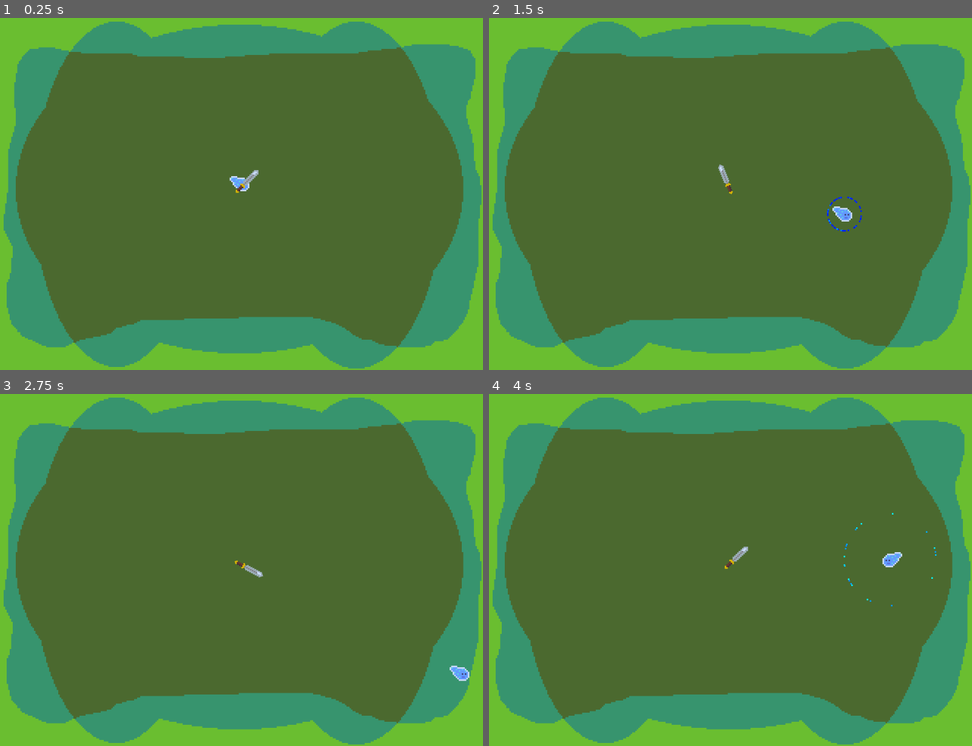
Above: before the commit, frames 1-4 (two rows, left to right).
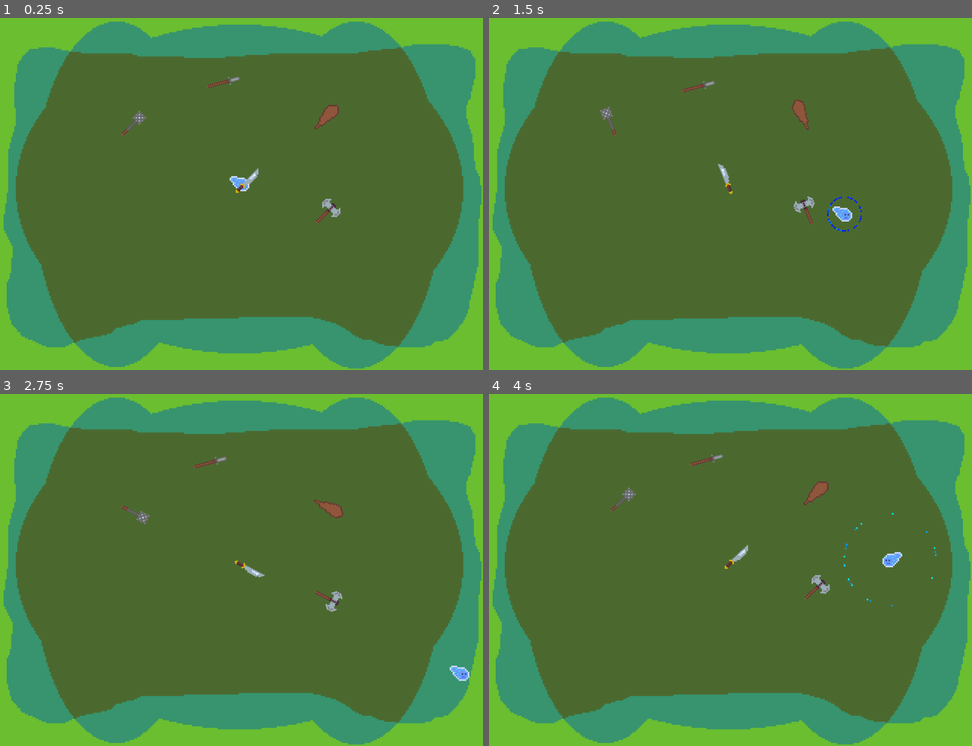
Above: after the commit, the same moments.

Repository: dallasschoff/psjam-16
Game: Godot game, scene res://Scenes/Game.tscn
Two runs of this game, one before a commit and one after it. Both use one fixed random seed, a clock stepped at 60 frames per second and the inputs below.
Inputs:
- Up to frame 1 (0.25 s): no input
- Up to frame 2 (1.5 s): tap Enter at 0.5 s; hold D (right) 0.53-1.28 s; tap Space (space) at 0.6, 1.35 s; hold S (down) from 1.28 s (still down)
- Up to frame 3 (2.75 s): release S (down) at 2.03 s; hold D (right) from 2.03 s (still down); tap Space (space) at 2.1 s
- Up to frame 4 (4 s): release D (right) at 2.78 s; hold W (up) 2.78-3.53 s; tap Space (space) at 2.85, 3.6 s; hold A (left) from 3.53 s (still down)

The runs differ from the first frame. In frame 1, 0.5% of the frame differs, in the area x 25-71%, y 16-59%; in frame 2, 0.5%, in the area x 22-68%, y 17-59%; in frame 3, 0.5%; in frame 4, 0.5%.

Commit message:
More weapons

Diff:
--- /dev/null
+++ b/pirate-software-jam-16/Scenes/Axe.tscn
@@ -0,0 +1,37 @@
+[gd_scene load_steps=6 format=3 uid="uid://b5jw48f8dhq0t"]
+
+[ext_resource type="Script" path="res://Scripts/sword.gd" id="1_pa6o5"]
+[ext_resource type="Texture2D" uid="uid://cu25st4d04da7" path="res://Assets/weapons.png" id="2_ji0il"]
+
+[sub_resource type="AtlasTexture" id="AtlasTexture_3kvyx"]
+atlas = ExtResource("2_ji0il")
+region = Rect2(16, 0, 16, 16)
+
+[sub_resource type="SpriteFrames" id="SpriteFrames_gar6e"]
+animations = [{
+"frames": [{
+"duration": 1.0,
+"texture": SubResource("AtlasTexture_3kvyx")
+}],
+"loop": false,
+"name": &"default",
+"speed": 5.0
+}]
+
+[sub_resource type="RectangleShape2D" id="RectangleShape2D_6ei6o"]
+size = Vector2(14.1421, 8.48528)
+
+[node name="Axe" type="Node2D"]
+script = ExtResource("1_pa6o5")
+
+[node name="AnimatedSprite2D" type="AnimatedSprite2D" parent="."]
+position = Vector2(5, -5)
+sprite_frames = SubResource("SpriteFrames_gar6e")
+
+[node name="Area2D" type="Area2D" parent="."]
+position = Vector2(5, -5)
+
+[node name="CollisionShape2D" type="CollisionShape2D" parent="Area2D"]
+position = Vector2(2, -2)
+rotation = 0.785398
+shape = SubResource("RectangleShape2D_6ei6o")
--- /dev/null
+++ b/pirate-software-jam-16/Scenes/Club.tscn
@@ -0,0 +1,37 @@
+[gd_scene load_steps=6 format=3 uid="uid://cua8qnmgh54rp"]
+
+[ext_resource type="Texture2D" uid="uid://cu25st4d04da7" path="res://Assets/weapons.png" id="1_0ojhx"]
+[ext_resource type="Script" path="res://Scripts/sword.gd" id="1_kr2oj"]
+
+[sub_resource type="AtlasTexture" id="AtlasTexture_6aeeq"]
+atlas = ExtResource("1_0ojhx")
+region = Rect2(16, 16, 16, 16)
+
+[sub_resource type="SpriteFrames" id="SpriteFrames_crhjq"]
+animations = [{
+"frames": [{
+"duration": 1.0,
+"texture": SubResource("AtlasTexture_6aeeq")
+}],
+"loop": false,
+"name": &"default",
+"speed": 5.0
+}]
+
+[sub_resource type="RectangleShape2D" id="RectangleShape2D_lstip"]
+size = Vector2(8.48528, 17.3744)
+
+[node name="Club" type="Node2D"]
+script = ExtResource("1_kr2oj")
+
+[node name="AnimatedSprite2D" type="AnimatedSprite2D" parent="."]
+position = Vector2(6, -6)
+sprite_frames = SubResource("SpriteFrames_crhjq")
+
+[node name="Area2D" type="Area2D" parent="."]
+position = Vector2(6, -6)
+
+[node name="CollisionShape2D" type="CollisionShape2D" parent="Area2D"]
+position = Vector2(1.35723, -1.35723)
+rotation = 0.785398
+shape = SubResource("RectangleShape2D_lstip")
--- a/pirate-software-jam-16/Scenes/Game.tscn
+++ b/pirate-software-jam-16/Scenes/Game.tscn
@@ -1,8 +1,12 @@
-[gd_scene load_steps=4 format=3 uid="uid://dvlrm7wsc6wk1"]
+[gd_scene load_steps=8 format=3 uid="uid://dvlrm7wsc6wk1"]
 
 [ext_resource type="Texture2D" uid="uid://catnd5vi1j7yu" path="res://Assets/placeholder.png" id="1_ep8kl"]
 [ext_resource type="PackedScene" uid="uid://b78fkf0mi430r" path="res://Scenes/Player.tscn" id="2_8o420"]
 [ext_resource type="PackedScene" uid="uid://dwoejeo4nfi3l" path="res://Scenes/Sword.tscn" id="3_dp3ik"]
+[ext_resource type="PackedScene" uid="uid://b5jw48f8dhq0t" path="res://Scenes/Axe.tscn" id="4_ox16k"]
+[ext_resource type="PackedScene" uid="uid://bgbmmxngfk50r" path="res://Scenes/Mace.tscn" id="5_3t4c7"]
+[ext_resource type="PackedScene" uid="uid://cua8qnmgh54rp" path="res://Scenes/Club.tscn" id="6_rluao"]
+[ext_resource type="PackedScene" uid="uid://ps3600av7t4n" path="res://Scenes/Spear.tscn" id="7_uiwgd"]
 
 [node name="Game" type="Node2D"]
 
@@ -16,3 +20,15 @@
 position = Vector2(1, -3)
 
 [node name="Sword" parent="." instance=ExtResource("3_dp3ik")]
+
+[node name="Axe" parent="." instance=ExtResource("4_ox16k")]
+position = Vector2(53, 20)
+
+[node name="Mace" parent="." instance=ExtResource("5_3t4c7")]
+position = Vector2(-76, -37)
+
+[node name="Club" parent="." instance=ExtResource("6_rluao")]
+position = Vector2(51, -41)
+
+[node name="Spear" parent="." instance=ExtResource("7_uiwgd")]
+position = Vector2(-31, -64)
--- /dev/null
+++ b/pirate-software-jam-16/Scenes/Mace.tscn
@@ -0,0 +1,37 @@
+[gd_scene load_steps=6 format=3 uid="uid://bgbmmxngfk50r"]
+
+[ext_resource type="Texture2D" uid="uid://cu25st4d04da7" path="res://Assets/weapons.png" id="1_fr0ej"]
+[ext_resource type="Script" path="res://Scripts/sword.gd" id="1_qr1eh"]
+
+[sub_resource type="AtlasTexture" id="AtlasTexture_v7oq0"]
+atlas = ExtResource("1_fr0ej")
+region = Rect2(32, 0, 16, 16)
+
+[sub_resource type="SpriteFrames" id="SpriteFrames_8pkk1"]
+animations = [{
+"frames": [{
+"duration": 1.0,
+"texture": SubResource("AtlasTexture_v7oq0")
+}],
+"loop": false,
+"name": &"default",
+"speed": 5.0
+}]
+
+[sub_resource type="RectangleShape2D" id="RectangleShape2D_kpiia"]
+size = Vector2(7.07107, 7.32322)
+
+[node name="Mace" type="Node2D"]
+script = ExtResource("1_qr1eh")
+
+[node name="AnimatedSprite2D" type="AnimatedSprite2D" parent="."]
+position = Vector2(6, -6)
+sprite_frames = SubResource("SpriteFrames_8pkk1")
+
+[node name="Area2D" type="Area2D" parent="."]
+position = Vector2(6, -6)
+
+[node name="CollisionShape2D" type="CollisionShape2D" parent="Area2D"]
+position = Vector2(3.58915, -3.58915)
+rotation = 0.785398
+shape = SubResource("RectangleShape2D_kpiia")
--- /dev/null
+++ b/pirate-software-jam-16/Scenes/Spear.tscn
@@ -0,0 +1,85 @@
+[gd_scene load_steps=9 format=3 uid="uid://ps3600av7t4n"]
+
+[ext_resource type="Script" path="res://Scripts/spear.gd" id="1_hq8yv"]
+[ext_resource type="Texture2D" uid="uid://cu25st4d04da7" path="res://Assets/weapons.png" id="1_jbh2n"]
+
+[sub_resource type="Animation" id="Animation_imdjl"]
+resource_name = "stab"
+length = 0.5
+step = 0.1
+tracks/0/type = "value"
+tracks/0/imported = false
+tracks/0/enabled = true
+tracks/0/path = NodePath("Node2D:position")
+tracks/0/interp = 1
+tracks/0/loop_wrap = true
+tracks/0/keys = {
+"times": PackedFloat32Array(0, 0.1, 0.5),
+"transitions": PackedFloat32Array(1, 1, 1),
+"update": 0,
+"values": [Vector2(0, 0), Vector2(9.25833, -9.9641), Vector2(0, 0)]
+}
+
+[sub_resource type="Animation" id="Animation_kl5j5"]
+length = 0.001
+tracks/0/type = "value"
+tracks/0/imported = false
+tracks/0/enabled = true
+tracks/0/path = NodePath("Node2D:position")
+tracks/0/interp = 1
+tracks/0/loop_wrap = true
+tracks/0/keys = {
+"times": PackedFloat32Array(0),
+"transitions": PackedFloat32Array(1),
+"update": 0,
+"values": [Vector2(9.25833, -9.9641)]
+}
+
+[sub_resource type="AnimationLibrary" id="AnimationLibrary_hmd22"]
+_data = {
+"RESET": SubResource("Animation_kl5j5"),
+"stab": SubResource("Animation_imdjl")
+}
+
+[sub_resource type="AtlasTexture" id="AtlasTexture_darcv"]
+atlas = ExtResource("1_jbh2n")
+region = Rect2(32, 16, 16, 16)
+
+[sub_resource type="SpriteFrames" id="SpriteFrames_o5kfh"]
+animations = [{
+"frames": [{
+"duration": 1.0,
+"texture": SubResource("AtlasTexture_darcv")
+}],
+"loop": false,
+"name": &"default",
+"speed": 5.0
+}]
+
+[sub_resource type="RectangleShape2D" id="RectangleShape2D_yqksl"]
+size = Vector2(2.82843, 7.07107)
+
+[node name="Spear" type="Node2D"]
+rotation = 0.523599
+script = ExtResource("1_hq8yv")
+
+[node name="Node2D" type="Node2D" parent="."]
+position = Vector2(9.25833, -9.9641)
+
+[node name="AnimationPlayer" type="AnimationPlayer" parent="Node2D"]
+root_node = NodePath("../..")
+libraries = {
+"": SubResource("AnimationLibrary_hmd22")
+}
+
+[node name="AnimatedSprite2D" type="AnimatedSprite2D" parent="Node2D"]
+position = Vector2(5, -5)
+sprite_frames = SubResource("SpriteFrames_o5kfh")
+
+[node name="Area2D" type="Area2D" parent="Node2D"]
+position = Vector2(5, -5)
+
+[node name="CollisionShape2D" type="CollisionShape2D" parent="Node2D/Area2D"]
+position = Vector2(5.5, -5.5)
+rotation = 0.785398
+shape = SubResource("RectangleShape2D_yqksl")
--- a/pirate-software-jam-16/Scenes/Sword.tscn
+++ b/pirate-software-jam-16/Scenes/Sword.tscn
@@ -1,17 +1,17 @@
 [gd_scene load_steps=6 format=3 uid="uid://dwoejeo4nfi3l"]
 
-[ext_resource type="Texture2D" uid="uid://cwe5h61qfnkdp" path="res://Assets/sword.png" id="1_gvf1a"]
 [ext_resource type="Script" path="res://Scripts/sword.gd" id="1_yy2bn"]
+[ext_resource type="Texture2D" uid="uid://cu25st4d04da7" path="res://Assets/weapons.png" id="2_2v6cb"]
 
-[sub_resource type="AtlasTexture" id="AtlasTexture_8l0am"]
-atlas = ExtResource("1_gvf1a")
-region = Rect2(0, 0, 16, 16)
+[sub_resource type="AtlasTexture" id="AtlasTexture_r2nfq"]
+atlas = ExtResource("2_2v6cb")
+region = Rect2(0, 16, 16, 16)
 
 [sub_resource type="SpriteFrames" id="SpriteFrames_xva1r"]
 animations = [{
 "frames": [{
 "duration": 1.0,
-"texture": SubResource("AtlasTexture_8l0am")
+"texture": SubResource("AtlasTexture_r2nfq")
 }],
 "loop": false,
 "name": &"default",
@@ -32,7 +32,6 @@
 position = Vector2(5, -5)
 
 [node name="CollisionShape2D" type="CollisionShape2D" parent="Area2D"]
-position = Vector2(2.28553, -2.28553)
+position = Vector2(3, -2)
 rotation = 0.785398
-scale = Vector2(1, 1)
 shape = SubResource("RectangleShape2D_u4psu")
--- /dev/null
+++ b/pirate-software-jam-16/Scripts/spear.gd
@@ -0,0 +1,12 @@
+extends Node2D
+
+@onready var anim_player = $Node2D/AnimationPlayer
+# Called when the node enters the scene tree for the first time.
+func _ready() -> void:
+	pass
+
+# Called every frame. 'delta' is the elapsed time since the previous frame.
+func _process(delta: float) -> void:
+	if Input.is_action_pressed("up") or Input.is_action_pressed("left")\
+	or Input.is_action_pressed("down") or Input.is_action_pressed("right"):
+		anim_player.play("stab")
Binary file added: pirate-software-jam-16/Assets/weapons.png
Not shown, changed: pirate-software-jam-16/Assets/weapons.png.import
Not shown, added: pirate-software-jam-16/Assets/.DS_Store
